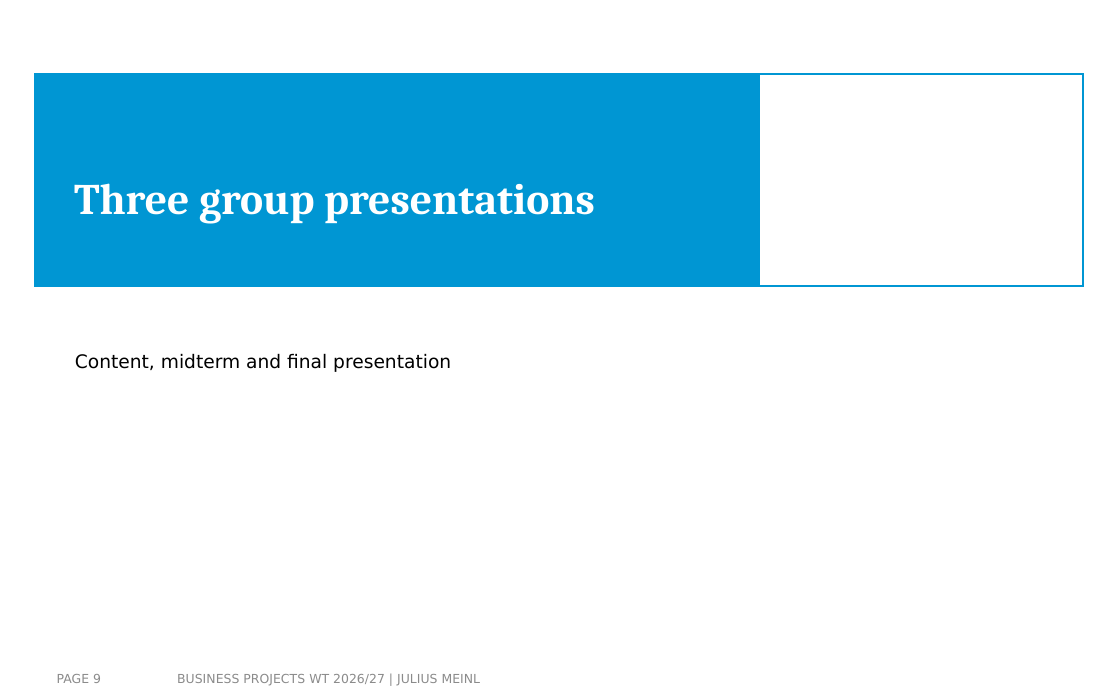
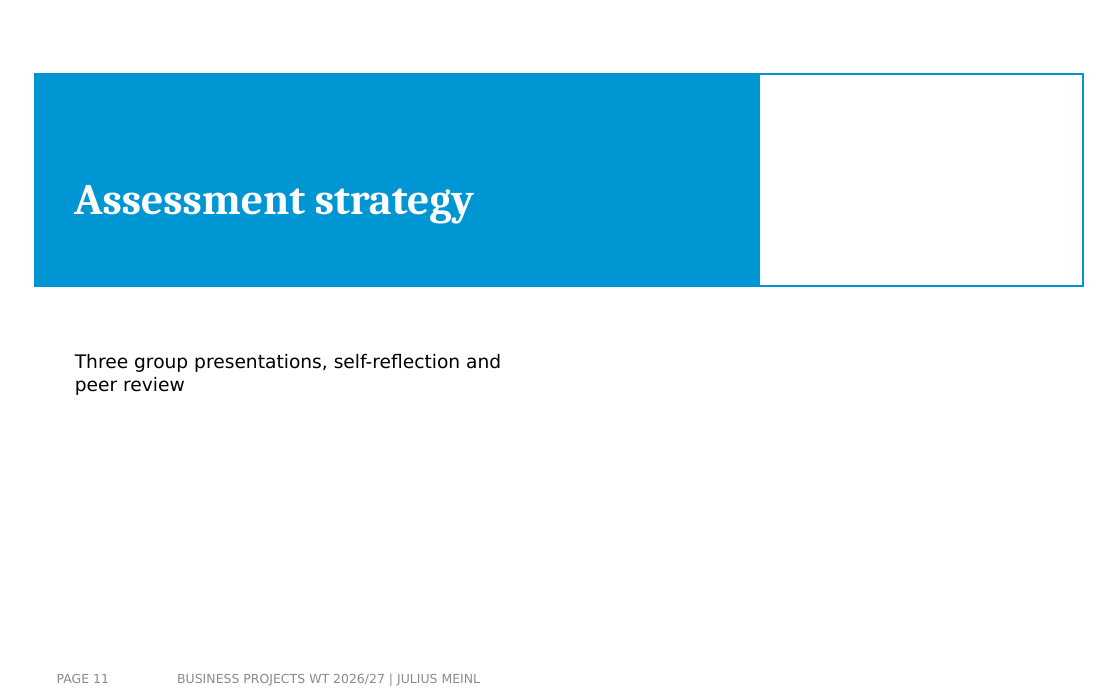
Before and after one commit to arnefloh-wu/ib-business-projects, a slide deck: slide 11 of WT26-27/Business Projects WT26-27 Slides.pptx (slide 9 before the commit). Drawn at 1120x700 pixels with LibreOffice and Linux fonts; fonts in the diff are those of the drawing; background and template pictures are left out. Boxes give left, top, right and bottom in pixels: in the first picture for what was removed or moved away, otherwise in the second. Text is boxed around its words. In the diff, an @@ line names an element or a change of style, - is before the commit and + after.

```diff
--- a/WT26-27/Business Projects WT26-27 Slides.pptx
+++ b/WT26-27/Business Projects WT26-27 Slides.pptx
@@ title at <box>74,185,474,224</box>: text changed @@
-Three group presentations
+Assessment strategy
@@ text at <box>75,353,501,395</box>: text changed @@
-Content, midterm and final presentation
+Three group presentations, self-reflection and peer review
@@ page number at <box>57,674,109,683</box>: text changed @@
-PAGE 9
+PAGE 11
```
Also in this commit, not shown: 2 other slides changed, 2 slides added, 1 slide removed, 1 other file.
